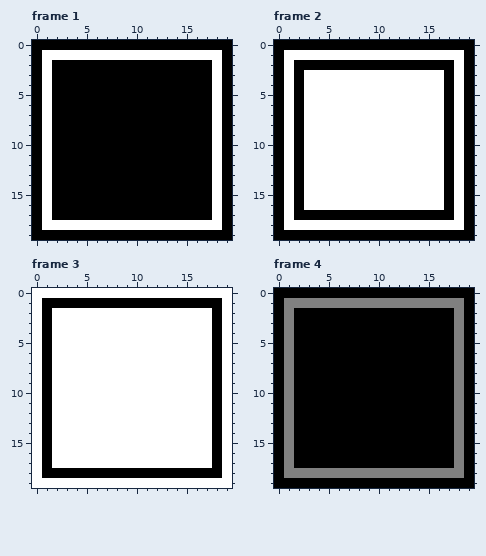
File history of a pixel-art file, ui/gui/button/small/button_small.ase. Above, as it was before the edit.
20x20 pixels, 4 frames. Shown: frame 1, frame 2, frame 3, frame 4.
Once edited:
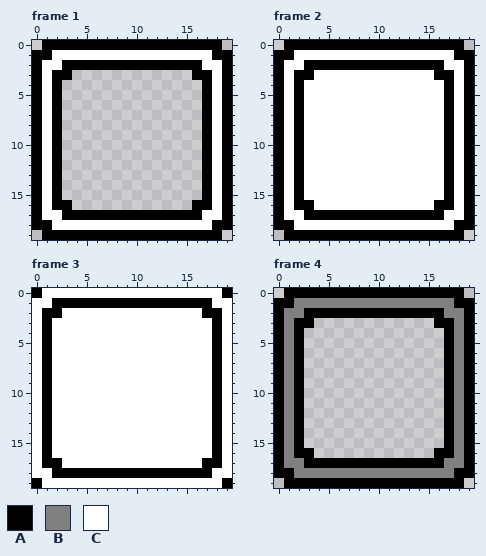
Palette (. is transparent): A #000000  B #808080  C #ffffff
From old to new:
Changed rows in their new state; - is an unchanged pixel.
Frame 1:
first column x 0:
 0 .------------------.
 1 -A----------------A-
 2 --C--------------C--
 3 ----............----
 4 ---..............---
 5 ---..............---
 6 ---..............---
 7 ---..............---
 8 ---..............---
 9 ---..............---
10 ---..............---
11 ---..............---
12 ---..............---
13 ---..............---
14 ---..............---
15 ---..............---
16 ----............----
17 --C--------------C--
18 -A----------------A-
19 .------------------.
Frame 2:
first column x 0:
 0 .------------------.
 1 -A----------------A-
 2 --C--------------C--
 3 ---A------------A---
first column x 0:
16 ---A------------A---
17 --C--------------C--
18 -A----------------A-
19 .------------------.
Frame 3:
first column x 0:
 0 A------------------A
 1 -C----------------C-
 2 --A--------------A--
first column x 0:
17 --A--------------A--
18 -C----------------C-
19 A------------------A
Frame 4:
first column x 0:
 0 .------------------.
 1 -A----------------A-
 2 --B--------------B--
 3 ----............----
 4 ---..............---
 5 ---..............---
 6 ---..............---
 7 ---..............---
 8 ---..............---
 9 ---..............---
10 ---..............---
11 ---..............---
12 ---..............---
13 ---..............---
14 ---..............---
15 ---..............---
16 ----............----
17 --B--------------B--
18 -A----------------A-
19 .------------------.
